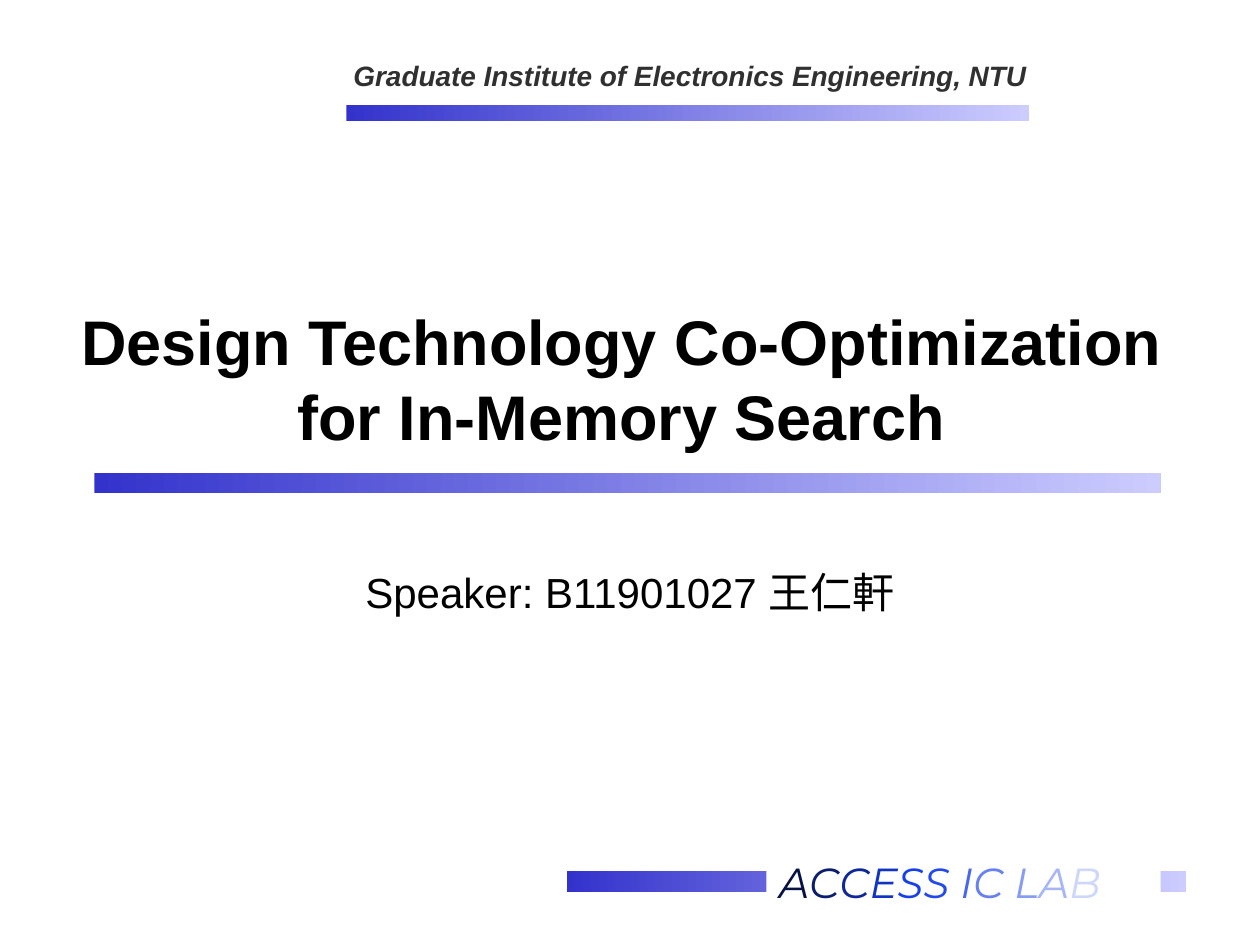
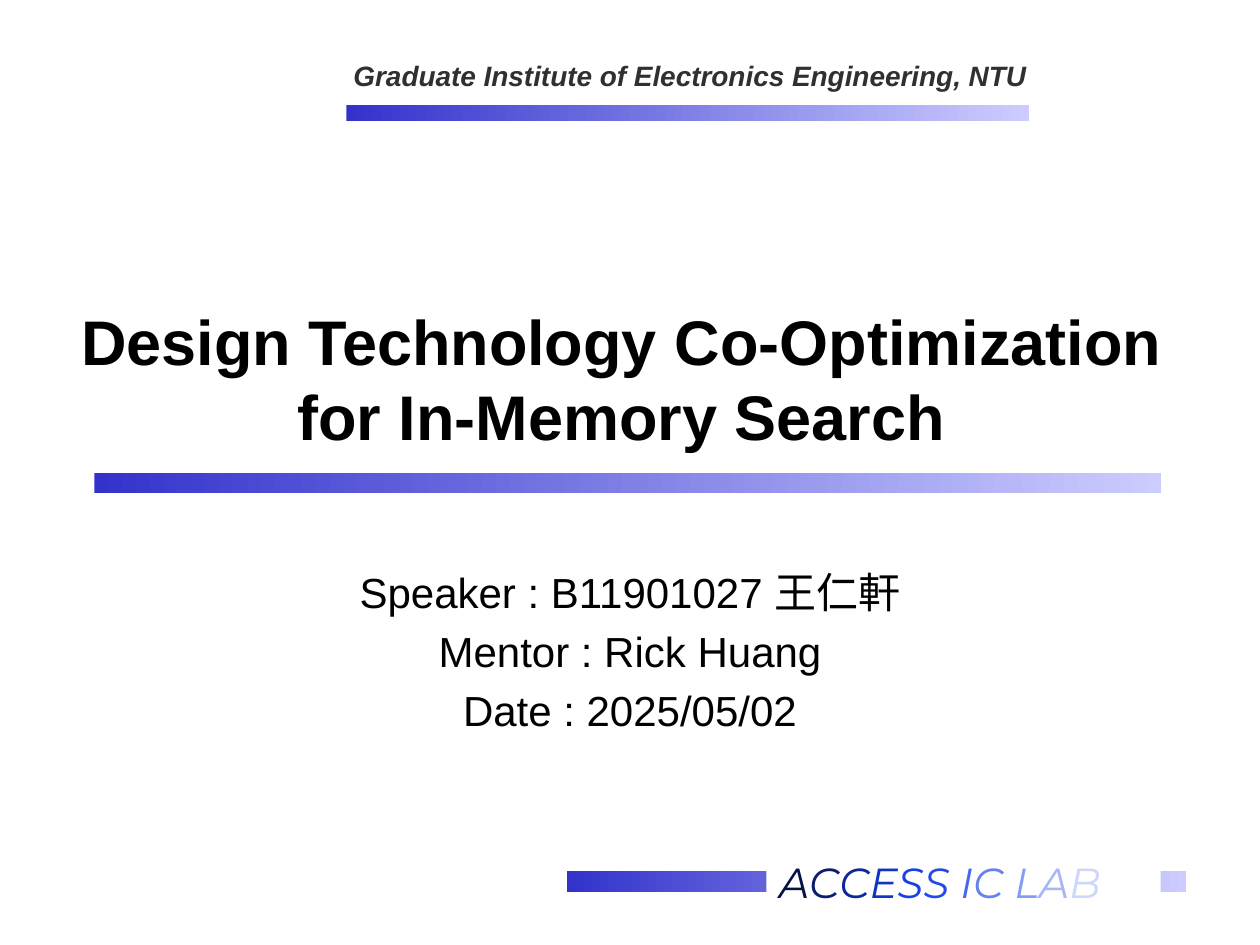
Before and after one commit to Oniontow/AndyWu_Project, a slide deck: slide 1 of IMS_NEW.pptx. Drawn at 1260x945 pixels with LibreOffice and Linux fonts; fonts in the diff are those of the drawing; background and template pictures are left out. Boxes give left, top, right and bottom in pixels: in the first picture for what was removed or moved away, otherwise in the second. Text is boxed around its words. In the diff, an @@ line names an element or a change of style, - is before the commit and + after.

```diff
--- a/IMS_NEW.pptx
+++ b/IMS_NEW.pptx
@@ subtitle at bbox=[360, 572, 900, 727]: text changed @@
-Speaker: B11901027 王仁軒
+Speaker : B11901027 王仁軒
+Mentor : Rick Huang
+Date : 2025/05/02
```
Also in this commit, not shown: 10 other slides changed, 1 slide added.
